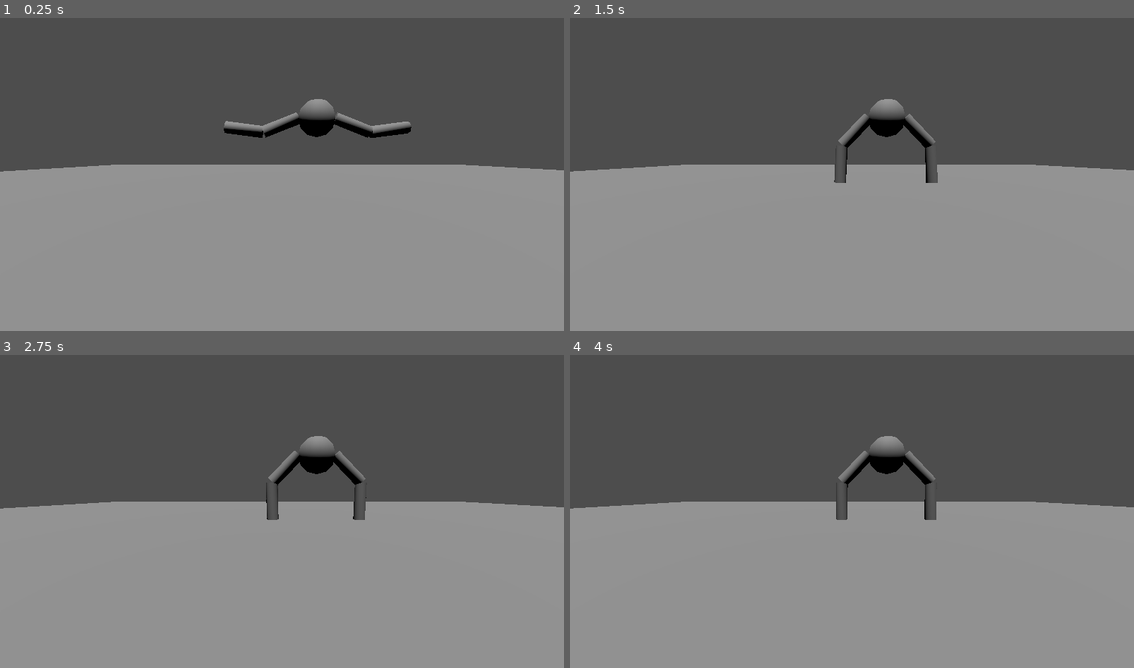
Above: before the commit, frames 1-4 (two rows, left to right).
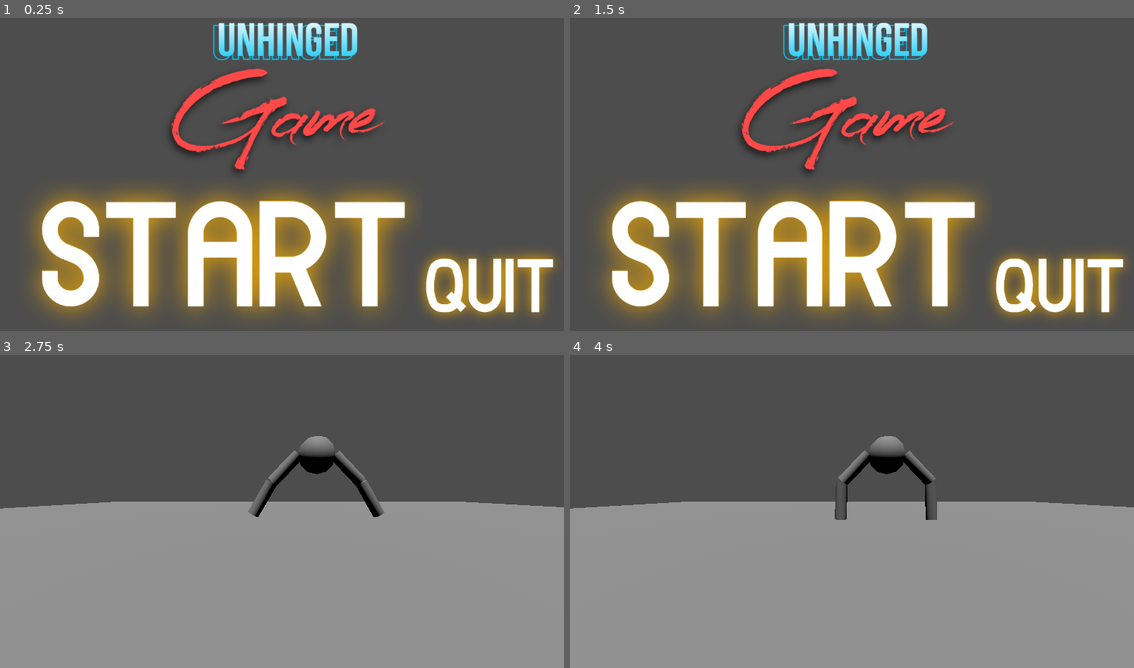
Above: after the commit, the same moments.

Repository: borbware/FGJ24
Game: Godot game, scene res://scenes/title_screen.tscn
Two runs of this game, one before a commit and one after it. Both use one fixed random seed, a clock stepped at 60 frames per second and the inputs below. Before the commit the project starts from res://scenes/level_template.tscn.
Inputs (mouse positions are in pixels of both pictures, inside the frame that each line leads up to):
- Up to frame 1 (0.25 s): no input
- Up to frame 2 (1.5 s): click (789, 259) at 0.52 s; click (789, 259) at 1.27 s
- Up to frame 3 (2.75 s): no input
- Up to frame 4 (4 s): no input

The runs differ from the first frame. In frame 1, 58% of the frame differs, in the area x 0-100%, y 1-100%; in frame 2, 58%; in frame 3, 0.7%; in frame 4, less than 0.1%.

Commit message:
Added title screen

Diff:
--- a/project.godot
+++ b/project.godot
@@ -11,7 +11,7 @@
 [application]
 
 config/name="FGJ24"
-run/main_scene="res://scenes/level_template.tscn"
+run/main_scene="res://scenes/title_screen.tscn"
 config/features=PackedStringArray("4.2", "Forward Plus")
 config/icon="res://icon.svg"
 
--- /dev/null
+++ b/scenes/StartButton.gd
@@ -0,0 +1,16 @@
+extends Button
+
+
+# Called when the node enters the scene tree for the first time.
+func _ready():
+	var playButton = $Button
+	playButton.connect("pressed", self, "_on_PlayButton_pressed")
+
+
+# Called every frame. 'delta' is the elapsed time since the previous frame.
+func _process(delta):
+	# Load the game scene
+	var gameScene = preload("res://level_template.tscn")
+
+	# Transition to the game scene
+	get_tree().change_scene(gameScene)
--- /dev/null
+++ b/scenes/StartTextureButton.gd
@@ -0,0 +1,15 @@
+extends TextureButton
+
+
+# Called when the node enters the scene tree for the first time.
+func _ready():
+	pressed.connect(self._button_pressed)
+
+func _button_pressed():
+	get_node("AudioStreamPlayer").play()
+	await get_tree().create_timer(1).timeout
+	get_tree().change_scene_to_file("res://scenes/level_template.tscn")
+
+# Called every frame. 'delta' is the elapsed time since the previous frame.
+func _process(delta):
+	pass
--- /dev/null
+++ b/scenes/title_screen.tscn
@@ -0,0 +1,37 @@
+[gd_scene load_steps=6 format=3 uid="uid://5gcpygm627qs"]
+
+[ext_resource type="Script" path="res://scenes/StartTextureButton.gd" id="1_63ab8"]
+[ext_resource type="Texture2D" uid="uid://dae7d2h3tetvx" path="res://assets/title-screen/name.png" id="1_mbgha"]
+[ext_resource type="Texture2D" uid="uid://dasrdtos0nbwx" path="res://assets/title-screen/start.png" id="2_0bouj"]
+[ext_resource type="AudioStream" uid="uid://bg7tm1hajmcia" path="res://assets/sound-fx/FGJ24-startgame-v1.mp3" id="3_ivg8v"]
+[ext_resource type="Texture2D" uid="uid://cd2atuhxc0exj" path="res://assets/title-screen/quit.png" id="3_tav55"]
+
+[node name="TitleScreen" type="Node2D"]
+
+[node name="Control" type="Control" parent="."]
+layout_mode = 3
+anchors_preset = 0
+offset_right = 40.0
+offset_bottom = 40.0
+
+[node name="StartButton" type="TextureButton" parent="Control"]
+layout_mode = 0
+offset_left = 28.0
+offset_top = 335.0
+offset_right = 862.0
+offset_bottom = 662.0
+texture_normal = ExtResource("2_0bouj")
+script = ExtResource("1_63ab8")
+
+[node name="AudioStreamPlayer" type="AudioStreamPlayer" parent="Control/StartButton"]
+stream = ExtResource("3_ivg8v")
+
+[node name="Name" type="Sprite2D" parent="."]
+position = Vector2(580, 177)
+scale = Vector2(0.723081, 0.723081)
+texture = ExtResource("1_mbgha")
+
+[node name="Quit" type="Sprite2D" parent="."]
+position = Vector2(1000, 552)
+scale = Vector2(0.507971, 0.507971)
+texture = ExtResource("3_tav55")
Not shown, added: assets/sound-fx/FGJ24-startgame-v1.mp3.import
Binary file added: assets/title-screen/name.png
Not shown, added: assets/title-screen/name.png.import
Binary file added: assets/title-screen/quit.png
Not shown, added: assets/title-screen/quit.png.import
Binary file added: assets/title-screen/start.png
Not shown, added: assets/title-screen/start.png.import
Not shown, added: assets/sound-fx/FGJ24-startgame-v1.mp3
